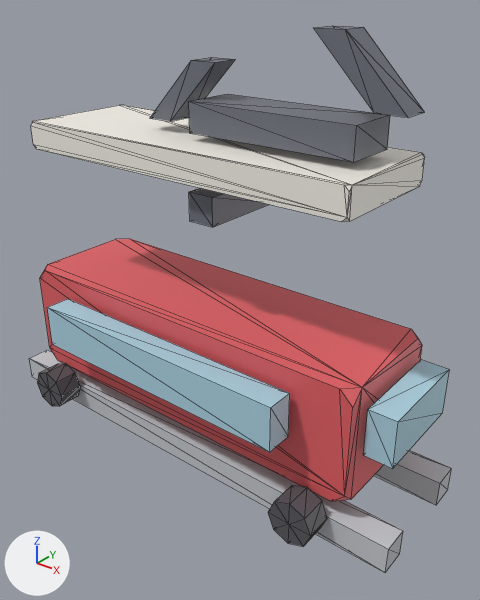
What one commit did to the glTF model public/studio/v2.15.0/d_tram/model.glb.
The view is the same before and after, from a camera (50 mm lens) standing at (5.42, -6.15, 5.64) and looking at (0.48, 0.03, 1.81). Arrows for +X, +Y and +Z are at lower left; the lights stay in place. The older version comes first. Mesh edges are drawn as thin lines. Where no turn or scale is listed for an object, it has been applied to the vertices.

Names of what the first picture shows: 'part0', 'part10', 'part12', 'part13', 'part14', 'part2', 'part3', 'part4', 'part5', 'part6', 'part7', 'part8'.
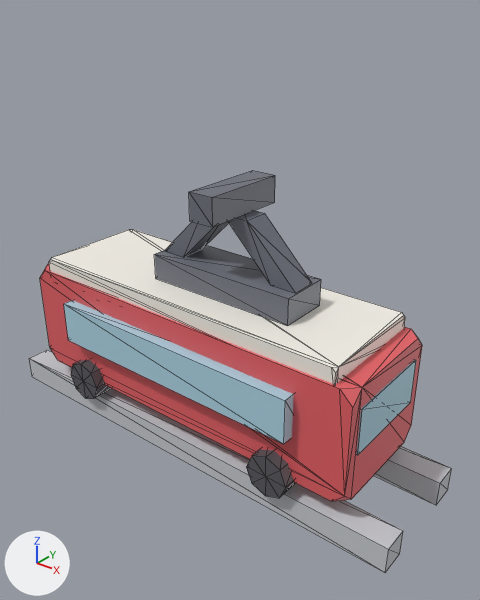
What the commit changed:
me_geometry_2 is used by ob_part2; location (0.0, 0.0, 0.0).
me_geometry_2 had 8 vertices, 12 faces and spanned x -1.95..1.95, y -1.29..-0.93, z 0.86..1.46.
me_geometry_2 now has 8 vertices, 12 faces and spans x -1.95..1.95, y -1.01..-0.65, z 0.81..1.41.
me_geometry_2 part 1: the whole mesh is moved by (0.0, 0.28, -0.05).
me_geometry_3 is used by ob_part3; location (0.0, 0.0, 0.0).
me_geometry_3 had 8 vertices, 12 faces and spanned x 2.783..3.143, y -0.663..0.663, z 0.85..1.47.
me_geometry_3 now has 8 vertices, 12 faces and spans x 2.36..2.72, y -0.663..0.663, z 0.82..1.44.
me_geometry_3 part 2: the whole mesh is moved by (-0.423, 0.0, -0.03).
me_geometry_4 is used by ob_part4; location (0.0, 0.0, 0.0).
me_geometry_4 had 24 vertices, 44 faces and spanned x -2.45..2.45, y -0.82..0.82, z 3.55..3.9.
me_geometry_4 now has 24 vertices, 44 faces and spans x -2.45..2.45, y -0.82..0.82, z 1.57..1.92.
me_geometry_4 part 3: the whole mesh is moved by (0.0, 0.0, -1.98).
me_geometry_5 is used by ob_part5; location (0.0, 0.0, 0.0).
me_geometry_5 had 8 vertices, 12 faces and spanned x 0.02..2.22, y -0.35..0.35, z 4.0..4.36.
me_geometry_5 now has 8 vertices, 12 faces and spans x -0.7..1.5, y -0.35..0.35, z 1.92..2.29.
me_geometry_5 part 4: the whole mesh is moved by (-0.72, 0.0, -2.07).
me_geometry_6 is used by ob_part6; location (0.0, 0.0, 0.0).
me_geometry_6 had 8 vertices, 12 faces and spanned x 1.565..2.665, y -0.18..0.18, z 4.458..5.198.
me_geometry_6 now has 8 vertices, 12 faces and spans x 0.38..1.48, y -0.18..0.18, z 2.285..3.025.
me_geometry_6 part 5: the whole mesh is moved by (-1.185, 0.0, -2.173).
me_geometry_7 is used by ob_part7; location (0.0, 0.0, 0.0).
me_geometry_7 had 8 vertices, 12 faces and spanned x -0.814..0.286, y -0.18..0.18, z 4.048..4.788.
me_geometry_7 now has 8 vertices, 12 faces and spans x -0.68..0.42, y -0.18..0.18, z 2.285..3.025.
me_geometry_7 part 6: the whole mesh is moved by (0.134, 0.0, -1.763).
me_geometry_10 is used by ob_part10; location (0.0, 0.0, 0.0).
me_geometry_10 had 18 vertices, 32 faces and spanned x 1.931..2.531, y -1.269..-0.909, z -0.341..0.259.
me_geometry_10 now has 18 vertices, 32 faces and spans x 1.4..2.0, y -1.01..-0.65, z -0.105..0.495.
me_geometry_10 part 7: the whole mesh is moved by (-0.531, 0.259, 0.236).
me_geometry_12 is used by ob_part12; location (0.0, 0.0, 0.0).
me_geometry_12 had 18 vertices, 32 faces and spanned x -2.531..-1.931, y -1.269..-0.909, z -0.341..0.259.
me_geometry_12 now has 18 vertices, 32 faces and spans x -2.0..-1.4, y -1.01..-0.65, z -0.105..0.495.
me_geometry_12 part 8: the whole mesh is moved by (0.531, 0.259, 0.236).

Location of each change, (x1, y1, x2, y2) in pixels of the pictures (480 x 600 px):
'part4', moved
    before: (31, 105, 425, 222)
    after: (49, 230, 405, 385)
'part5', moved
    before: (189, 94, 390, 162)
    after: (154, 245, 321, 326)
'part2', moved
    before: (47, 299, 290, 452)
    after: (64, 300, 294, 444)
'part6', moved
    before: (314, 26, 424, 118)
    after: (228, 211, 312, 293)
'part3', moved
    before: (363, 359, 450, 469)
    after: (356, 360, 416, 455)
'part10', moved
    before: (268, 485, 327, 546)
    after: (246, 449, 295, 498)
'part7', moved
    before: (150, 57, 236, 122)
    after: (165, 221, 229, 257)
'part12', moved
    before: (37, 363, 80, 406)
    after: (71, 360, 111, 398)
